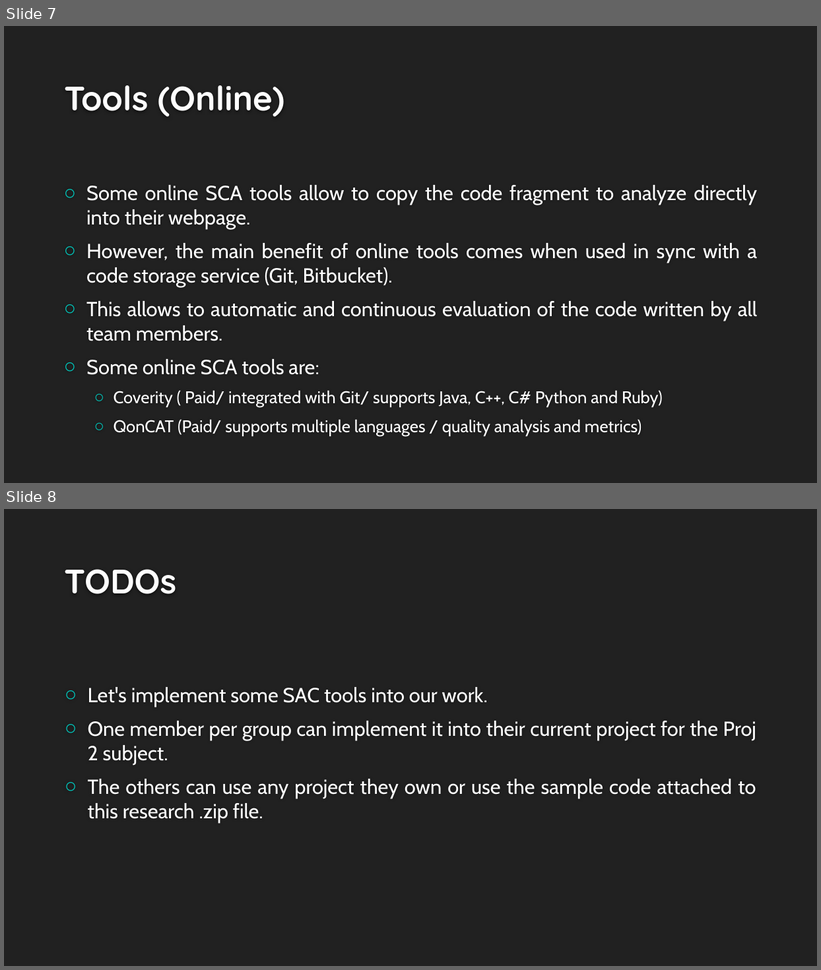
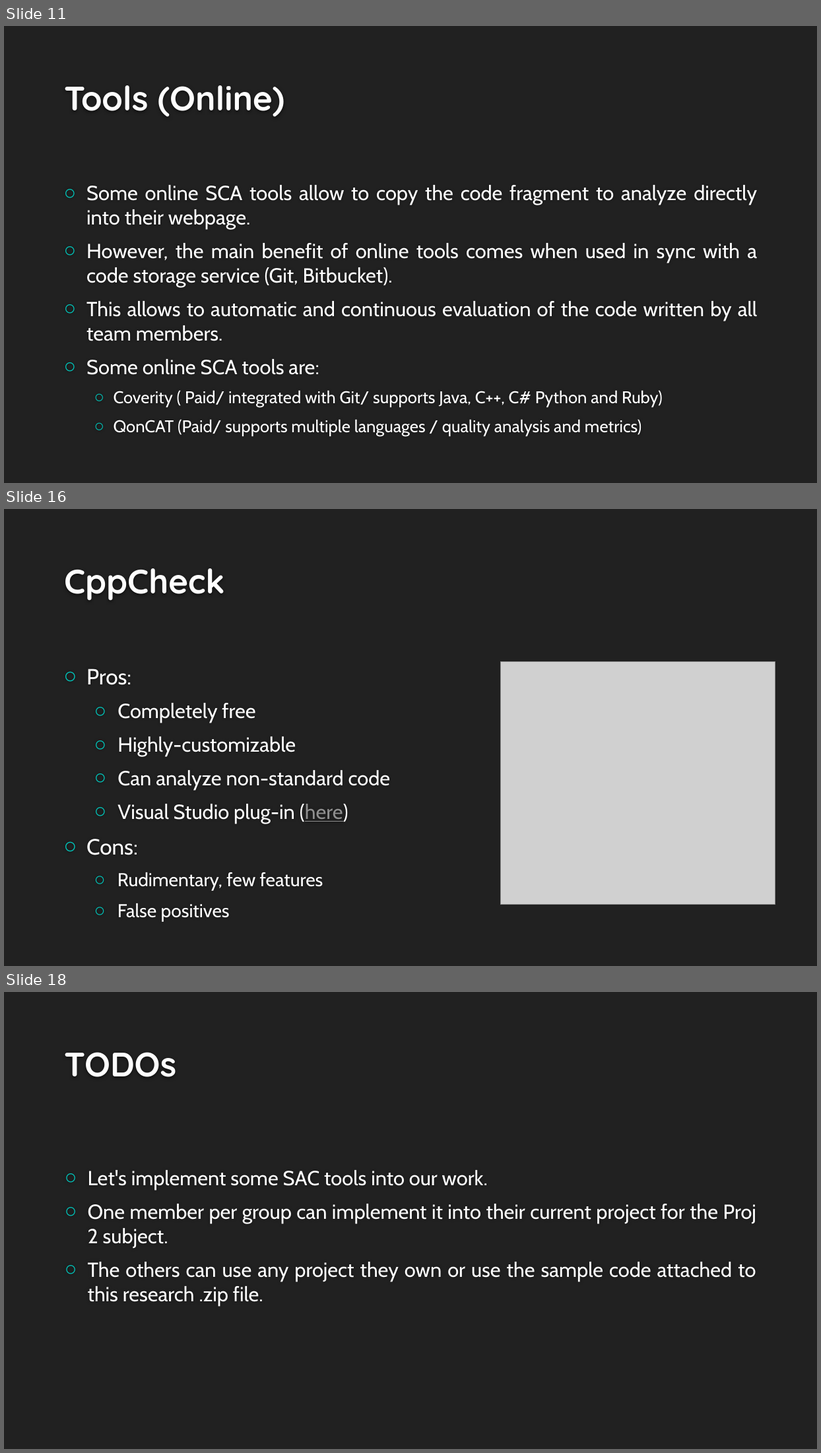
Before and after one commit to rodrigodpl/Static-Code-Analysis, a slide deck: docs/Static Code Analysis.pptx. Shown one above the other, each under a label of ours: slides 7 and 8 before the commit, slides 11, 16 and 18 after it; the slides between them are not shown. The pictures are 821x970 and 821x1453 pixels, drawn with LibreOffice and Linux fonts; fonts in the diff are those of the drawing; grey boxes stand for pictures; background and template pictures are left out. Boxes give left, top, right and bottom in pixels: in the first picture for what was removed or moved away, otherwise in the second. Text is boxed around its words. In the diff, an @@ line names an element or a change of style, - is before the commit and + after.

```diff
--- a/docs/Static Code Analysis.pptx
+++ b/docs/Static Code Analysis.pptx
@@ slide 16 added at <box>4,509,817,966</box>, background #212121 @@
@@ title added at <box>64,568,225,600</box>, 40 pt, text #FEFEFE, bold @@
+CppCheck
@@ picture added at <box>500,662,775,905</box> @@
@@ text added at <box>86,669,391,922</box>, 24 pt, text #FFFFFF @@
+○ Pros:
+  ○ Completely free
+  ○ Highly-customizable
+  ○ Can analyze non-standard code
+  ○ Visual Studio plug-in (here)
+○ Cons:
+  ○ Rudimentary, few features
+  ○ False positives
@@ what was slide 7 is now slide 11 @@
@@ what was slide 8 is now slide 18 @@
```
Also in this commit, not shown: 5 slides changed, 10 other slides added.
